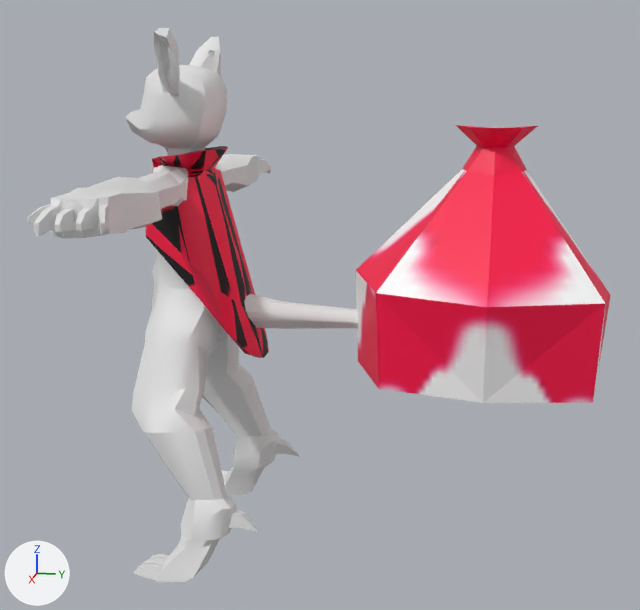
What one commit did to the Blender file Assets/Creations Law/Game Assets/Graphics/Models/Character Models/Models/Anthro/Clown.blend.
The view is the same before and after, from a 50 mm lens placed at (3.62, 1.44, 2.02), pointed at (0.05, 0.73, 1.13). Every picture has the same lights, and +X, +Y and +Z are marked at lower left.

Names of what the first picture shows: 'Bag', 'Body', 'Cloak'.
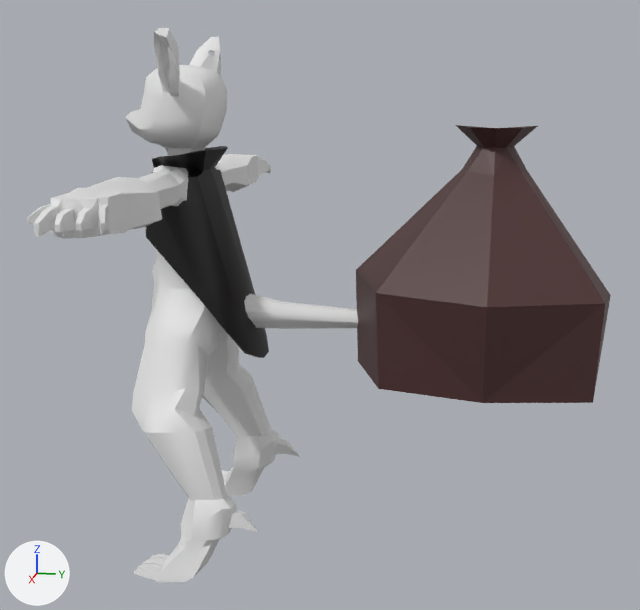
Changed parts and their boxes [x1, y1, x2, y2] in the pictures (640 x 610 px):
'Bag', recoloured (red to brown)
    both: [356, 125, 611, 403]
'Cloak', recoloured, surface changed (red to black)
    both: [146, 146, 269, 358]

The change, as a list of edits to the scene's bpy script:
```text
Change me_cube:
    where me_cube.from_pydata(...)  # 61 vertices, 52 faces; spans x -1.02..1.34, y -1.34..1.13, z -1.29..1.46
    remove me_cube.materials.append(mat_scarf_skin_png)  # picture img_scarf_skin_png
    add me_cube.materials.append(mat_character_skin_png)  # picture img_character_skin_png
Change me_untitled_007:
    where me_untitled_007.from_pydata(...)  # 144 vertices, 135 faces; spans x -25.1..25.1, y -62.1..27.2, z -36.3..11.4
    used by ob_cloak; location = (0.009, 0.116, 1.505); rotation_euler = (1.571, 0.0, 0.0), in degrees (90, 0, 0); scale = (0.01, 0.01, 0.01)
    remove me_untitled_007.materials.append(mat_scarf_skin_png)  # picture img_scarf_skin_png
    me_untitled_007 part 1: texture (UV) coordinates of 135 of 135 faces, centred in x -23.3..23.3, y -62.1..27.1, z -34.9..9.5, changed; they spanned u 0.08..0.12, v 0.44..0.47 and now span u 0.09..0.11, v 0.45..0.46
    add me_untitled_007.materials.append(mat_character_skin_png)  # picture img_character_skin_png
```
